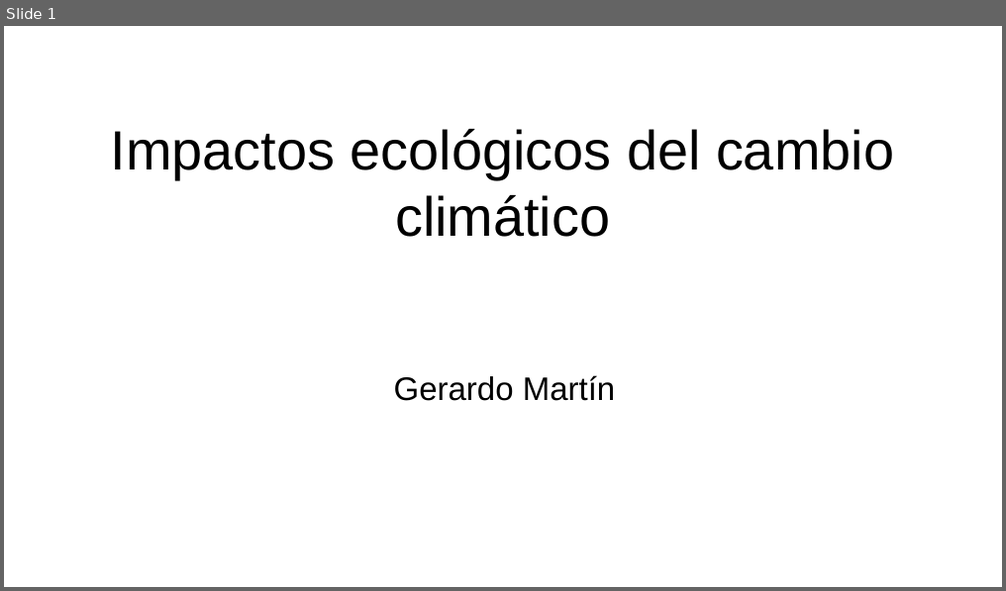
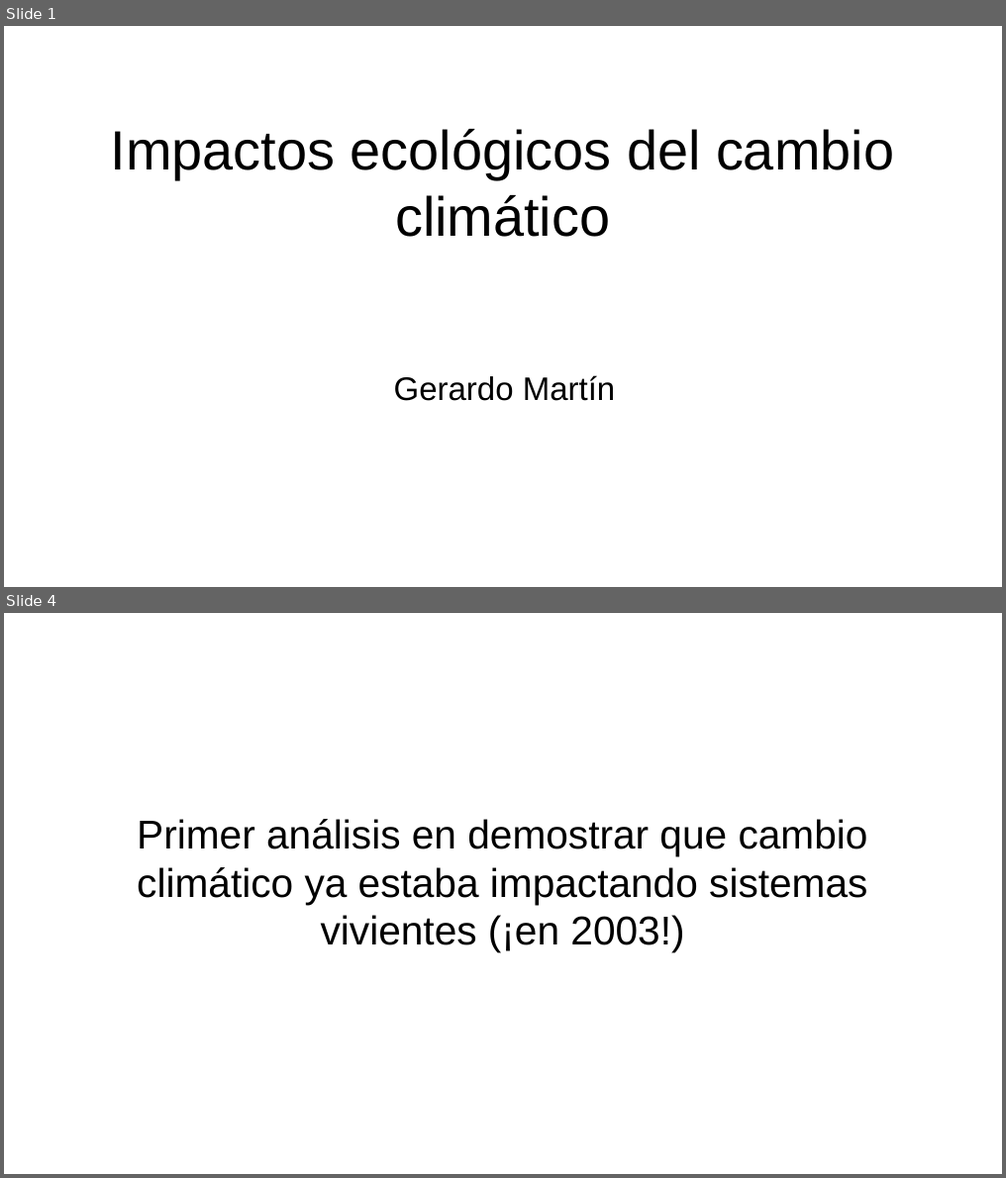
Before and after one commit to gerardommc/Ecologia-Teorica-II, a slide deck: Cambio-climatico/Impactos.odp. Shown one above the other, each under a label of ours: slide 1 before the commit, slides 1 and 4 after it; the slides between them are not shown. The pictures are 1006x591 and 1006x1178 pixels, drawn with LibreOffice and Linux fonts; fonts in the diff are those of the drawing. Boxes give left, top, right and bottom in pixels: in the first picture for what was removed or moved away, otherwise in the second. Text is boxed around its words. In the diff, an @@ line names an element or a change of style, - is before the commit and + after.

```diff
--- a/Cambio-climatico/Impactos.odp
+++ b/Cambio-climatico/Impactos.odp
@@ slide 4 added at (4, 613, 1002, 1174), background #FFFFFF @@
@@ text added at (137, 819, 868, 953), 32 pt, text #000000 @@
+Primer análisis en demostrar que cambio climático ya estaba impactando sistemas vivientes (¡en 2003!)
```
Also in this commit, not shown: 2 other slides added, 1 slide removed, 2 other files.
